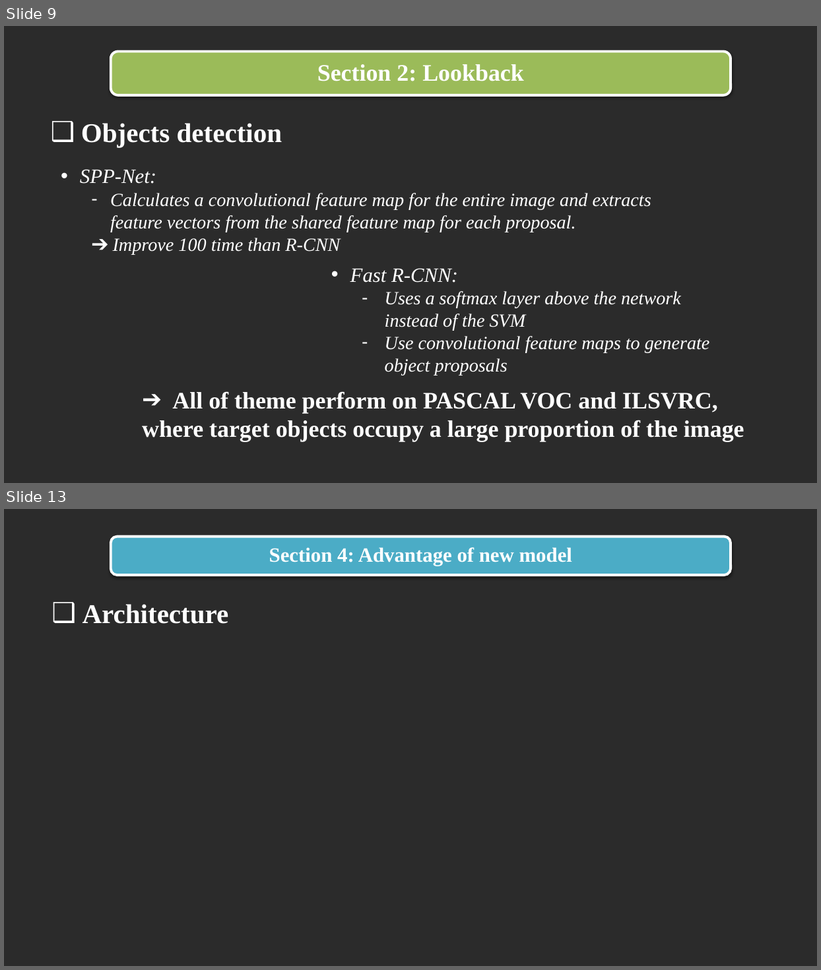
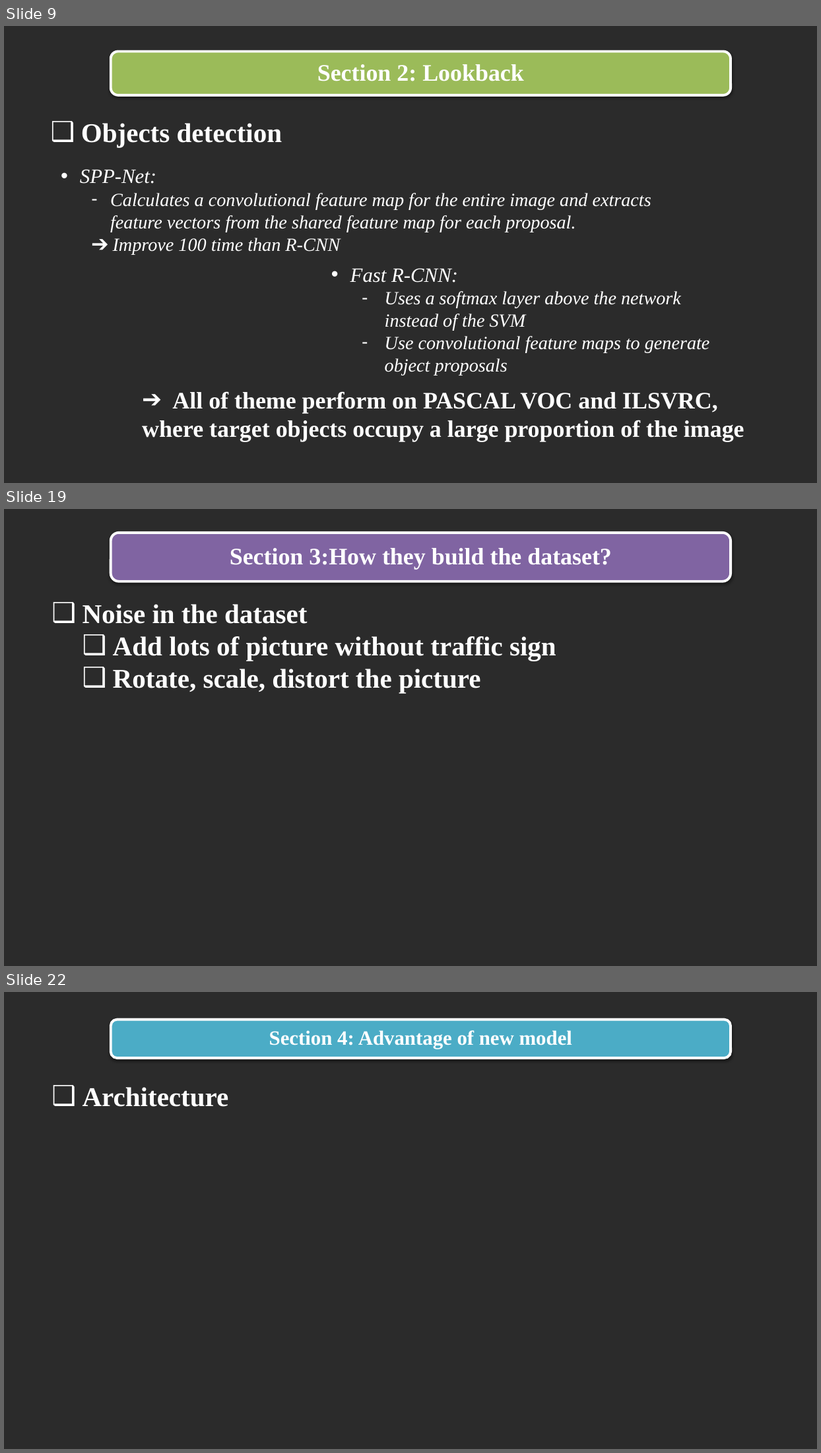
Before and after one commit to trandinhlam/document, a slide deck: AI_NangCao/slide/slide.pptx. Shown one above the other, each under a label of ours: slides 9 and 13 before the commit, slides 9, 19 and 22 after it; the slides between them are not shown. The pictures are 821x970 and 821x1453 pixels, drawn with LibreOffice and Linux fonts; fonts in the diff are those of the drawing; background and template pictures are left out; a plain dark background stands for a picture behind light text. Boxes give left, top, right and bottom in pixels: in the first picture for what was removed or moved away, otherwise in the second. Text is boxed around its words. In the diff, an @@ line names an element or a change of style, - is before the commit and + after.

Commit message:
update section 3 (dataset) in slide

```diff
--- a/AI_NangCao/slide/slide.pptx
+++ b/AI_NangCao/slide/slide.pptx
@@ slide 19 added at [4,509,817,966], background picture (left out) @@
@@ rounded rectangle added at [111,533,731,582], fill #8064A2, outline #FFFFFF 3 pt @@
@@ text added at [230,548,612,569], 28 pt, text #FFFFFF, bold @@
+Section 3:How they build the dataset?
@@ text added at [83,604,556,693], 32 pt, text #FFFFFF, bold @@
+❑ Noise in the dataset
+  ❑ Add lots of picture without traffic sign
+  ❑ Rotate, scale, distort the picture
@@ what was slide 13 is now slide 22 @@
```
Also in this commit, not shown: 3 slides changed, 8 other slides added, 10 other files.
